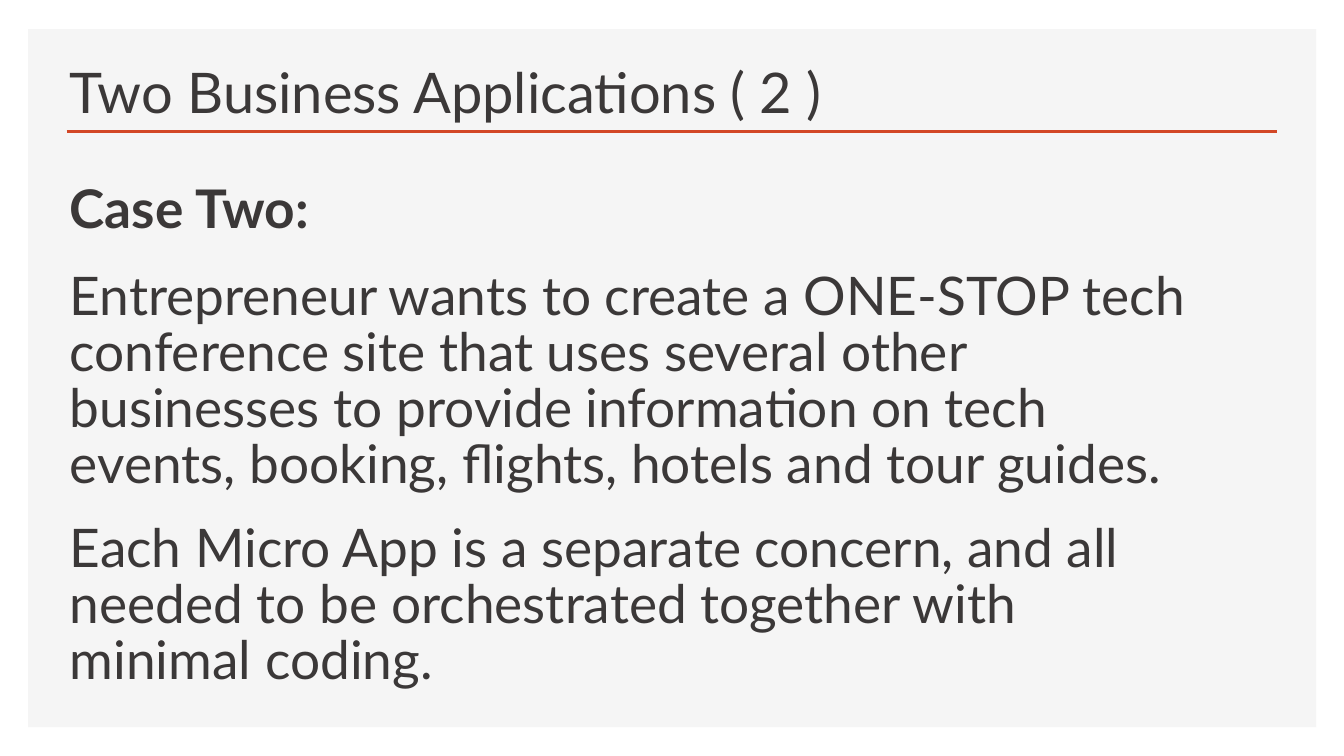
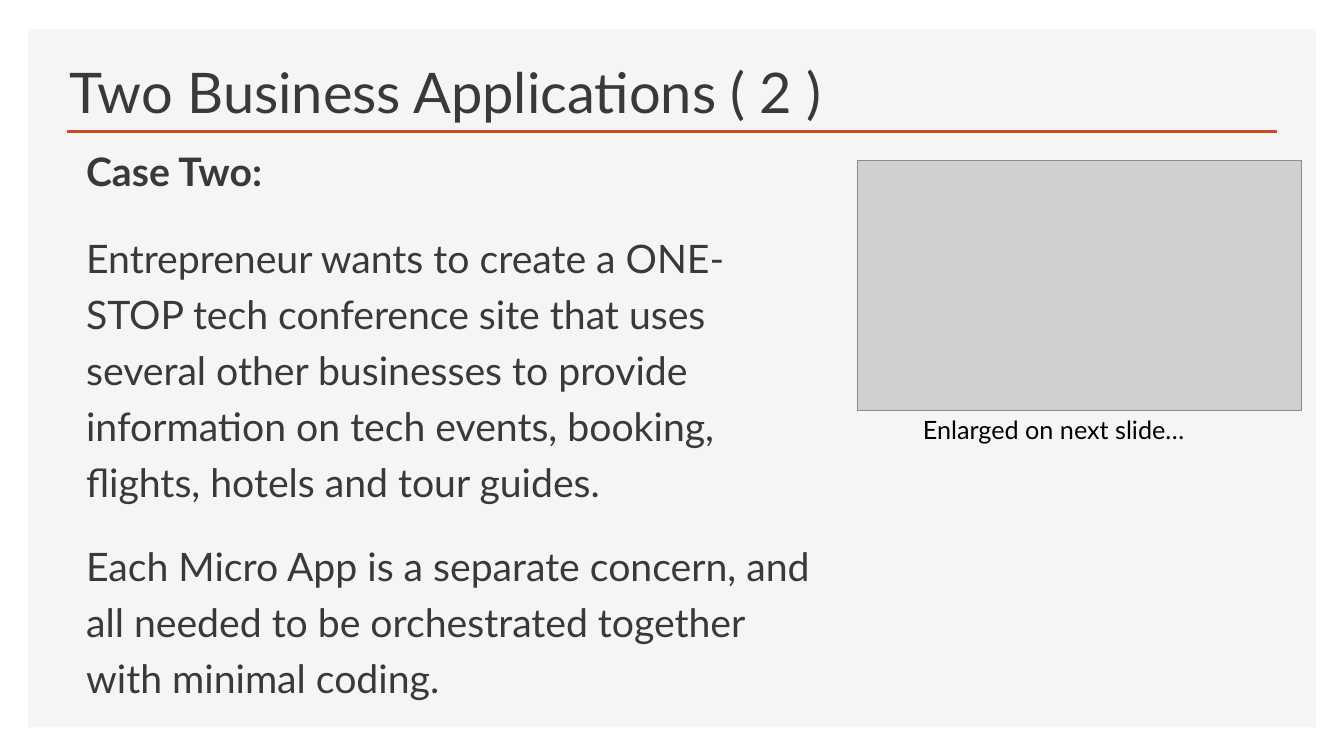
Before and after one commit to Python-Test-Engineer/web-components-v1, a slide deck: slide 16 of SLIDES/ndc-web-components.pptx. Drawn at 1344x756 pixels with LibreOffice and Linux fonts; fonts in the diff are those of the drawing; grey boxes stand for pictures. Boxes give left, top, right and bottom in pixels: in the first picture for what was removed or moved away, otherwise in the second. Text is boxed around its words. In the diff, an @@ line names an element or a change of style, - is before the commit and + after.

```diff
--- a/SLIDES/ndc-web-components.pptx
+++ b/SLIDES/ndc-web-components.pptx
@@ text "Case Two:": place and size @@
-text "Case Two:" at box(70, 189, 1185, 689)
+text "Case Two:" at box(86, 157, 809, 700)
@@ text "Case Two:" at box(86, 157, 809, 700): size 38 to 28 pt @@
@@ picture added at box(857, 160, 1302, 410) @@
@@ text added at box(923, 420, 1184, 444), 18 pt, text #000000 @@
+Enlarged on next slide…
```
Also in this commit, not shown: 5 other slides changed, 7 other files.
